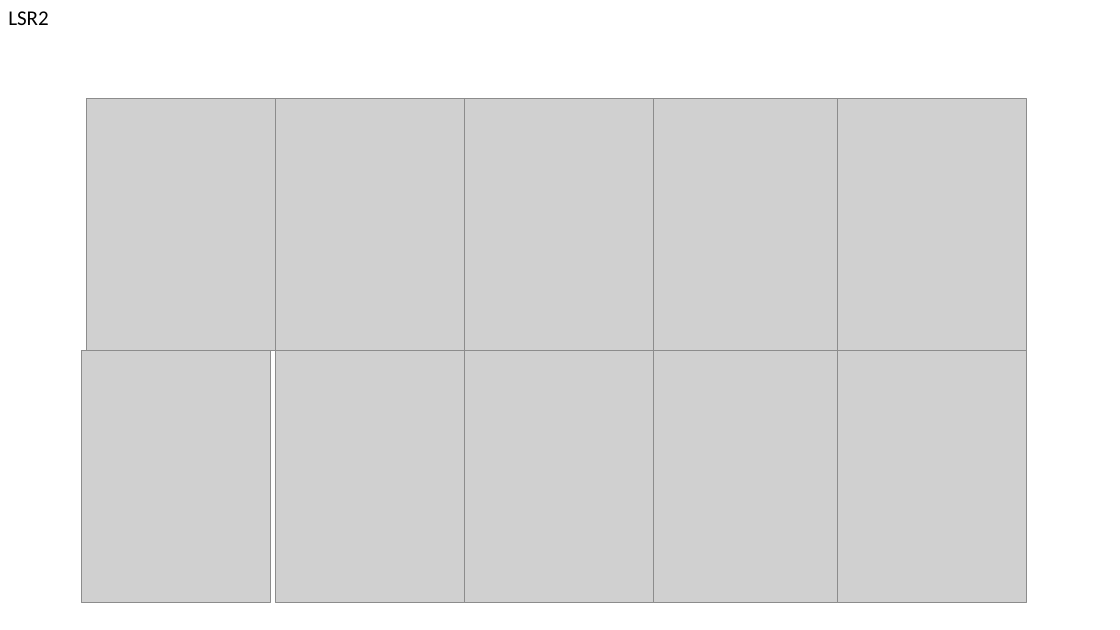
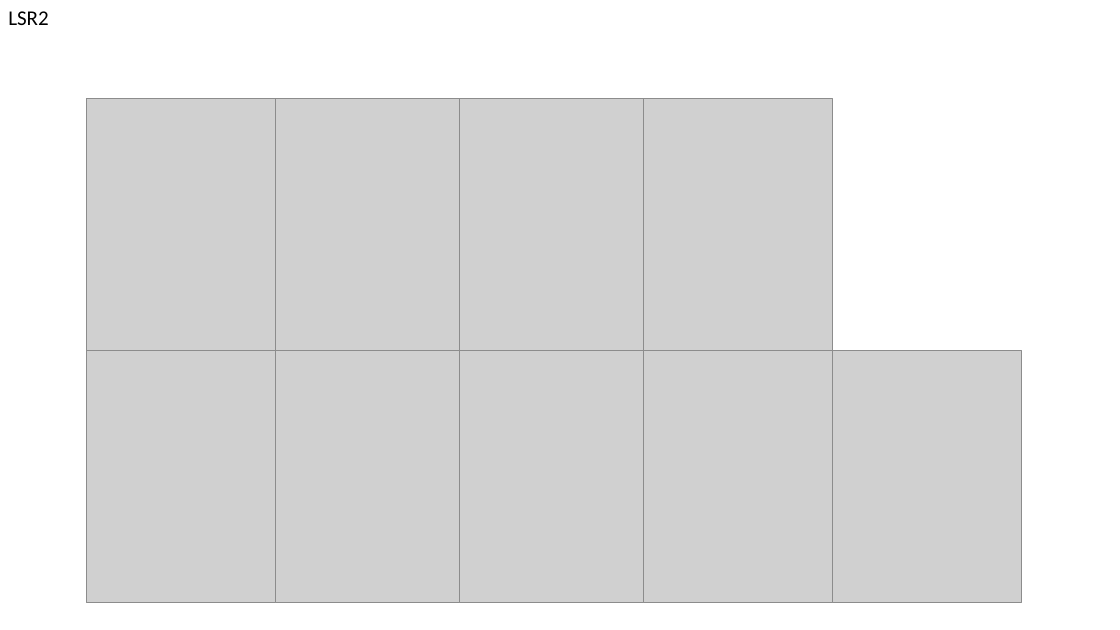
Before and after one commit to MatreyekLab/CWRU_Flow_Cytometry, a slide deck: slide 2 of CWRU_Flow_FPs.pptx. Drawn at 1120x630 pixels with LibreOffice and Linux fonts; fonts in the diff are those of the drawing; grey boxes stand for pictures. Boxes give left, top, right and bottom in pixels: in the first picture for what was removed or moved away, otherwise in the second. Text is boxed around its words. In the diff, an @@ line names an element or a change of style, - is before the commit and + after.

```diff
--- a/CWRU_Flow_FPs.pptx
+++ b/CWRU_Flow_FPs.pptx
@@ picture: place and size @@
-picture at [654, 99, 843, 351]
+picture at [644, 99, 833, 351]
@@ picture removed at [838, 99, 1027, 351] @@
@@ picture: place and size @@
-picture at [82, 351, 271, 603]
+picture at [87, 351, 276, 603]
@@ picture: place and size @@
-picture at [654, 351, 843, 603]
+picture at [644, 351, 833, 603]
@@ 3 pictures: place and size @@
-3 pictures at [465, 99, 1027, 603]
+3 pictures at [460, 99, 1022, 603]
```
Also in this commit, not shown: 1 other slide changed, 22 other files.
